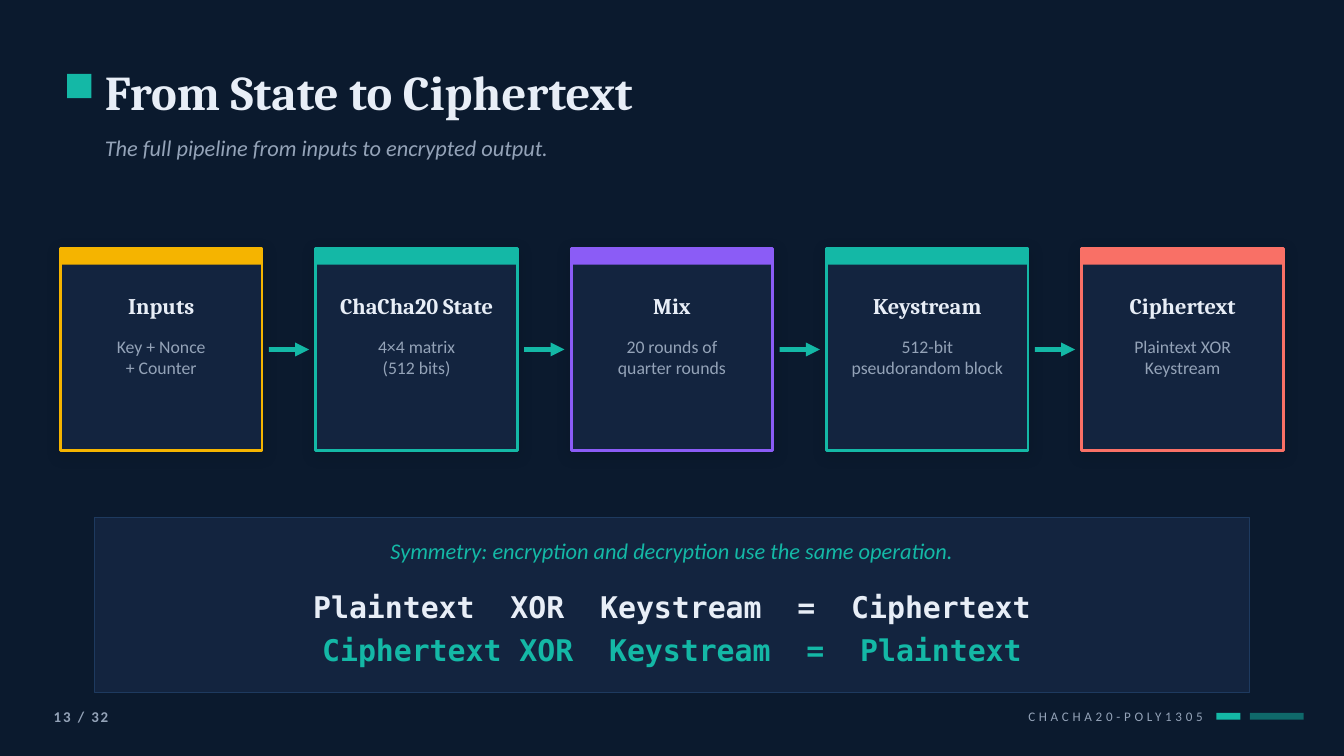
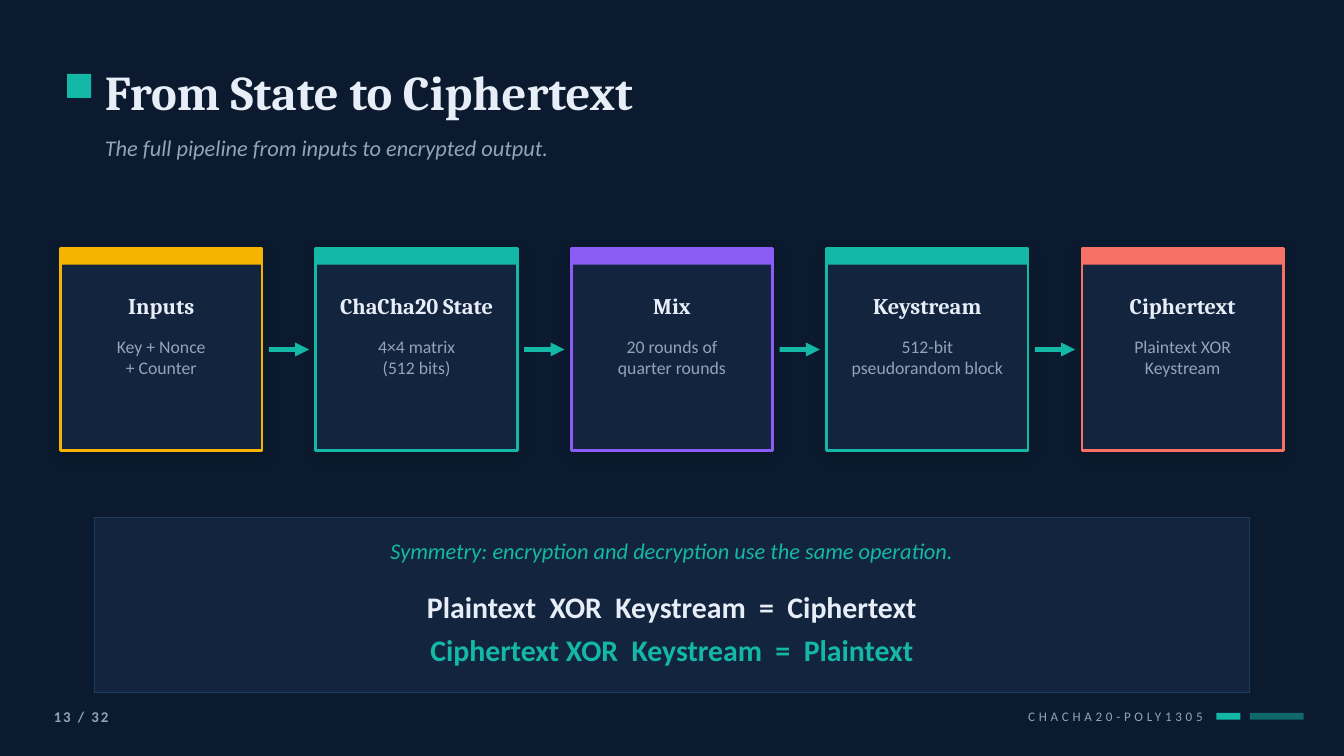
Before and after one commit to AidanLevy05/MATH447-ChatRoom, a slide deck: slide 13 of PowerPoint/MATH_447_Final_Polished.pptx. Drawn at 1344x756 pixels with LibreOffice and Linux fonts; fonts in the diff are those of the drawing. Boxes give left, top, right and bottom in pixels: in the first picture for what was removed or moved away, otherwise in the second. Text is boxed around its words. In the diff, an @@ line names an element or a change of style, - is before the commit and + after.

```diff
--- a/PowerPoint/MATH_447_Final_Polished.pptx
+++ b/PowerPoint/MATH_447_Final_Polished.pptx
@@ rectangle at (94, 517, 1250, 692): outline #1E3A5F 0.5 pt to #1E3A5F 0.51 pt @@
@@ text "Plaintext XOR Keystream = Ciphertext" at (427, 597, 916, 666): font DejaVu Sans Mono to Calibri @@
```
Also in this commit, not shown: 30 other slides changed.
